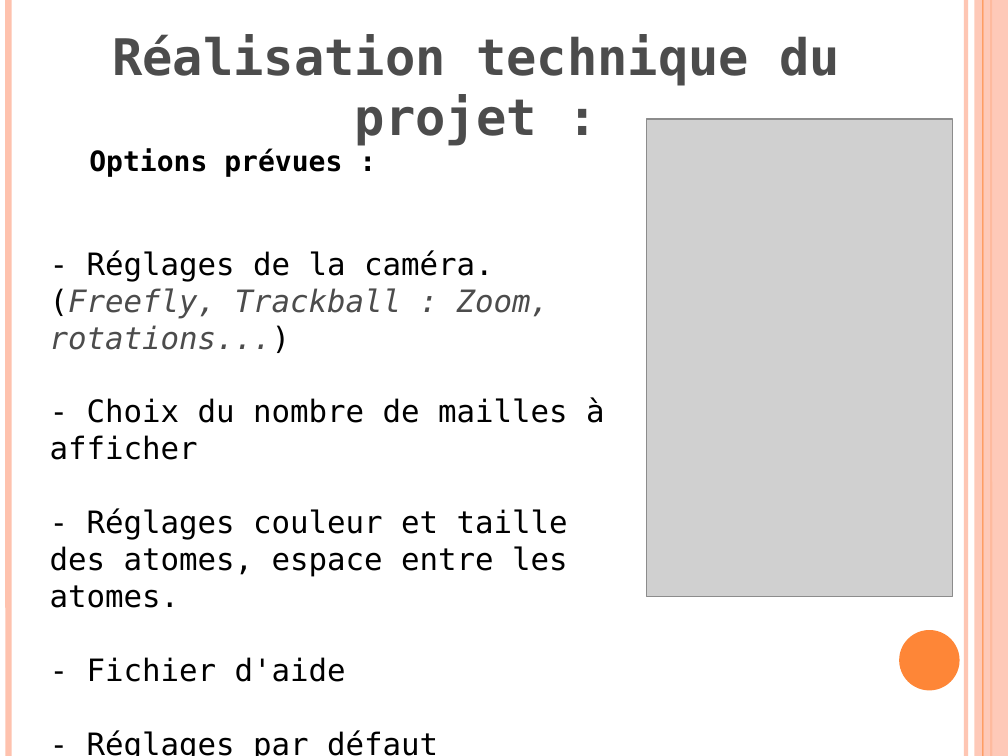
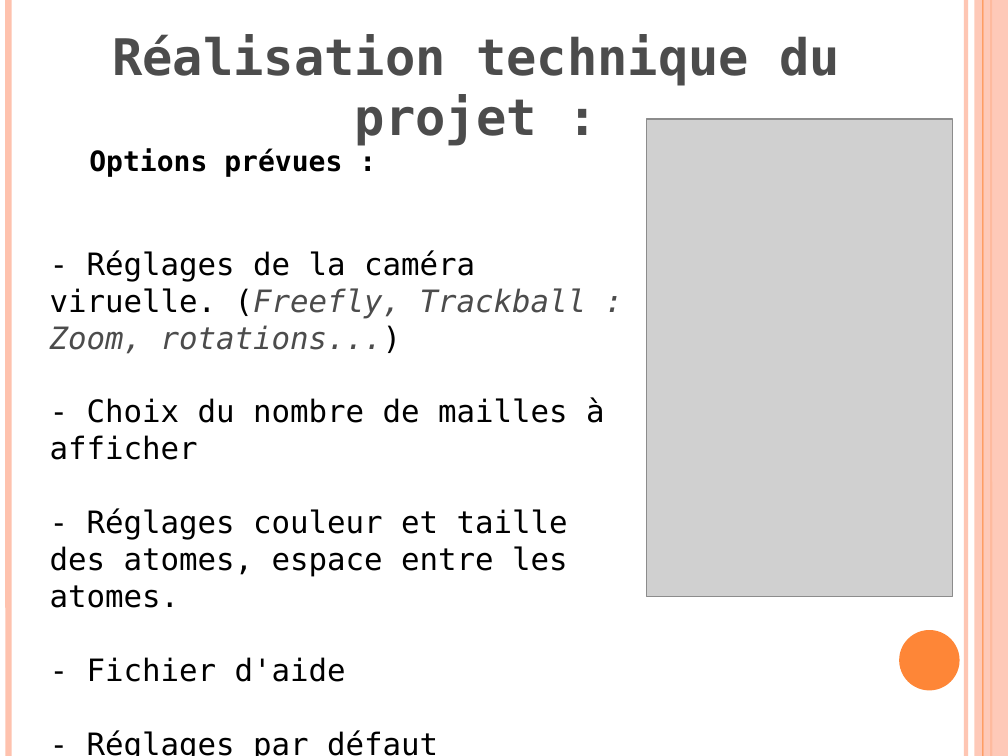
Before and after one commit to klnkg/cristallo3d, a slide deck: slide 6 of PRESENTATION GROUPE 1.odp. Drawn at 1008x756 pixels with LibreOffice and Linux fonts; fonts in the diff are those of the drawing; grey boxes stand for pictures. Boxes give left, top, right and bottom in pixels: in the first picture for what was removed or moved away, otherwise in the second. Text is boxed around its words. In the diff, an @@ line names an element or a change of style, - is before the commit and + after.

```diff
--- a/PRESENTATION GROUPE 1.odp
+++ b/PRESENTATION GROUPE 1.odp
@@ text at (50,250,605,756): text changed @@
-- Réglages de la caméra. (Freefly, Trackball : Zoom, rotations...)
-- Choix du nombre de mailles à afficher
-- Réglages couleur et taille des atomes, espace entre les atomes.
-- Fichier d'aide
-- Réglages par défaut
+- Réglages de la caméra viruelle. (Freefly, Trackball : Zoom, rotations...)
+- Choix du nombre de mailles à afficher
+- Réglages couleur et taille des atomes, espace entre les atomes.
+- Fichier d'aide
+- Réglages par défaut
```
Also in this commit, not shown: 2 other slides changed, 1 slide added.
